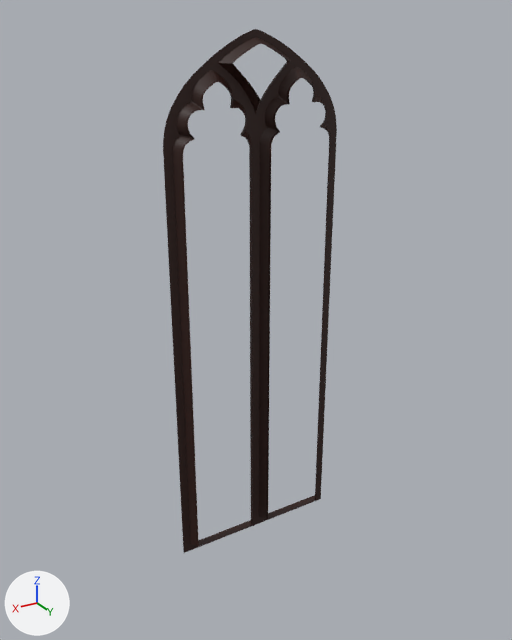
A saved change to the FBX model UE/Geometry/Blockout/Window_Blockout_01.fbx.
Camera for both pictures: a camera (50 mm lens) standing at (2.32, 3.87, 4.33) and looking at (-0.01, -0.01, 2.39). Arrows for +X, +Y and +Z are at lower left; the lights stay in place.

Names of what the first picture shows: 'Window_Blockout_01'.
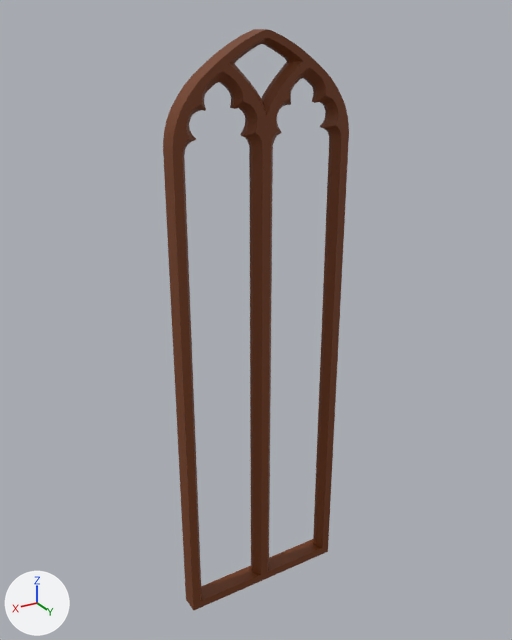
The newer file is also rescaled (x1.108), turned or shifted as a whole; pictures and numbers use the older file's frame.

Location of each change, (x1, y1, x2, y2) in pixels of the pictures (512 x 640 px):
'Window_Blockout_01', recoloured, reshaped (grey to brown, 7% wider, 11% taller): before (163, 29, 337, 553); after (163, 29, 349, 611)
part 1 of me_plane_001, built on: before (164, 154, 336, 553); after (163, 29, 349, 611)

The edits, one by one:
Material 'Wood' (mat_wood) changes colour from brown #2e130b to brown #733912; in linear values from (0.0277, 0.00635, 0.00322) to (0.173, 0.041, 0.00588).
me_plane_001 is used by ob_window_blockout_01; location (0.0, 0.0, 0.0).
me_plane_001 had 457 vertices, 362 faces and spanned x -0.63..0.63, y 0.0..0.07, z 0.65..4.26.
me_plane_001 now has 847 vertices, 844 faces and spans x -0.63..0.63, y 0.0..0.13, z 0.2..4.26.
me_plane_001 part 1: 22 vertices moved from x -0.63..0.63, y 0.0..0.07, z 0.65..0.71 to x -0.63..0.63, y 0.0..0.07, z 0.2..0.26; 390 vertices added at x -0.63..0.63, y 0.07..0.13, z 0.2..4.26.
